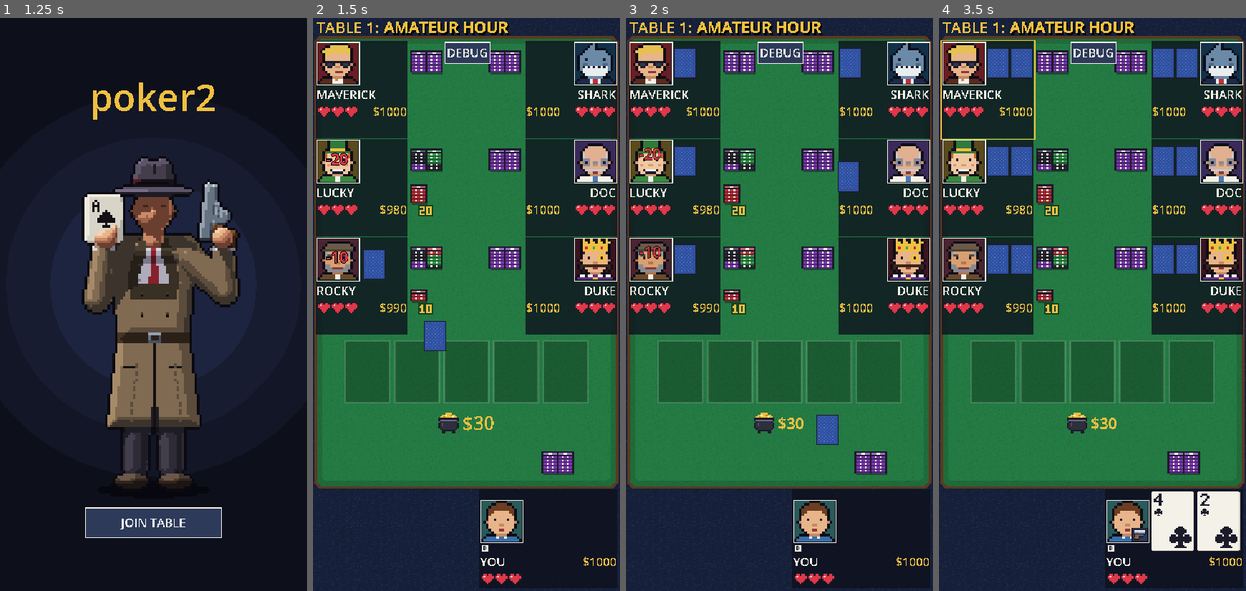
Above: before the commit, frames 1-4 (left to right).
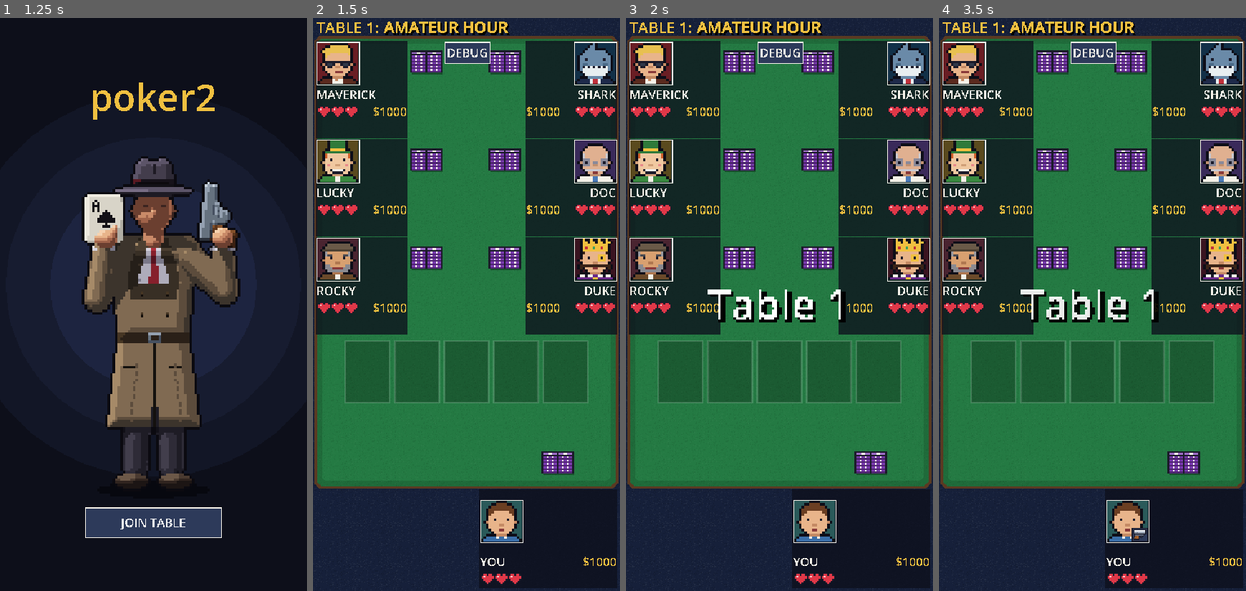
Above: after the commit, the same moments.

Repository: ryanlacroix/poker2
Game: Godot game, scene res://scenes/main_menu.tscn
Same seed, same stepped clock (60 frames per second), same inputs: the game is played once before the commit and once after it.
Inputs (mouse positions are in pixels of both pictures, inside the frame that each line leads up to):
- Up to frame 1 (1.25 s): move the mouse to (221, 275) at 0.52 s; tap F at 0.6 s; click (221, 275) at 0.67 s
- Up to frame 2 (1.5 s): click "JOIN TABLE" at 1.25 s
- Up to frame 3 (2 s): no input
- Up to frame 4 (3.5 s): click "DEBUG" at 2 s; click "GIVE GUN" at 2.75 s

Frame 1 is identical in both runs. In frame 2, 2.2% of the frame differs, in the area x 4-59%, y 23-94%; in frame 3, 4.7%; in frame 4, 9.2%, in the area x 0-99%, y 3-94%.

Commit message:
bunch of graphical improvements

Diff:
--- a/scripts/ui/card_view.gd
+++ b/scripts/ui/card_view.gd
@@ -13,7 +13,8 @@
 const FADE_SECONDS := 0.2
 ## How long a dealt card takes to fly to its place (see [method deal_card]).
 const FLY_SECONDS := 0.25
-## Z index while flying: above the portraits, so a card never passes under one.
+## Z index while flying: above the portraits, so a card never passes under one. A card that
+## rests higher (see [member resting_z]) keeps its own.
 const FLY_Z := SeatView.DARKEN_Z + 2
 
 var show_empty_slot := false
@@ -21,6 +22,8 @@
 var pixel_scale := 1
 ## The card shown, if any. Set with [method set_card].
 var card: Card
+## Z index the card returns to after flying in.
+var resting_z := 0
 
 var _face_up := false
 var _highlight := Highlight.NONE
@@ -95,7 +98,7 @@
 	_pop_tween.tween_callback(func() -> void:
 		self_modulate.a = 1
 		position = start
-		z_index = FLY_Z)
+		z_index = maxi(FLY_Z, resting_z))
 	_pop_tween.tween_property(self, "position", _home, FLY_SECONDS) \
 		.set_trans(Tween.TRANS_CUBIC).set_ease(Tween.EASE_OUT)
 	_pop_tween.tween_callback(_land)
@@ -107,7 +110,7 @@
 		return
 	_flying = false
 	position = _home
-	z_index = 0
+	z_index = resting_z
 
 
 ## After [param delay] seconds (hidden till then), starts the card at [constant POP_SCALE] and
--- a/scripts/ui/seat_view.gd
+++ b/scripts/ui/seat_view.gd
@@ -17,10 +17,17 @@
 const WIDE_CARD_SCALE := 2
 const STATUS_COLOR := Color("9fe0a0")
 const HIT_SECONDS := 0.6
+## How long the gold your-turn outline takes to fade in or out.
+const ACTIVE_FADE_SECONDS := 0.1
 
 ## Z index of the shot's screen-darkening overlay. Portraits (and the gun) draw above it;
 ## everything else stays below.
 const DARKEN_Z := 1
+## Z index of the gold your-turn outline: above everything on the table (the banners and notices
+## are at TableScene.BANNER_Z, just below), except the human's hole cards.
+const OUTLINE_Z := DARKEN_Z + 3
+## Z index of the human's hole cards, the only thing over the outline.
+const HUMAN_CARDS_Z := OUTLINE_Z + 1
 
 # Set these before adding the seat to the tree.
 var player: PokerPlayer
@@ -36,8 +43,13 @@
 var _chips_label := Label.new()
 var _status_label := Label.new()
 var _portrait_layer := Control.new()
+## The gold your-turn outline, on top of every seat and everything in them.
+var _outline_layer := Control.new()
 var _is_dealer := false
 var _is_active := false
+## The your-turn outline's opacity, faded toward 1 or 0 as the turn comes and goes.
+var _active_alpha := 0.0
+var _active_tween: Tween
 var _reveal := false
 var _is_winner := false
 var _is_target := false
@@ -103,6 +115,9 @@
 		var view := CardView.new()
 		view.pixel_scale = card_scale
 		view.position = cards_origin + Vector2(i * (CardView.CARD_SIZE.x * card_scale + 2), 0)
+		if player.is_human():
+			view.resting_z = HUMAN_CARDS_Z
+			view.z_index = HUMAN_CARDS_Z
 		add_child(view)
 		_cards.append(view)
 	var labels_y := 52.0 if _is_compact() else _wide_labels_y()
@@ -122,6 +137,10 @@
 	_portrait_layer.z_index = DARKEN_Z + 1
 	_portrait_layer.draw.connect(func() -> void: _draw_portrait(_portrait_layer))
 	add_child(_portrait_layer)
+	_outline_layer.mouse_filter = MOUSE_FILTER_IGNORE
+	_outline_layer.z_index = OUTLINE_Z
+	_outline_layer.draw.connect(_draw_active_outline)
+	add_child(_outline_layer)
 	refresh()
 
 
@@ -168,8 +187,15 @@
 
 
 func set_active(value: bool) -> void:
+	if value == _is_active:
+		return
 	_is_active = value
-	queue_redraw()
+	if _active_tween:
+		_active_tween.kill()
+	_active_tween = create_tween()
+	_active_tween.tween_method(func(alpha: float) -> void:
+		_active_alpha = alpha
+		_outline_layer.queue_redraw(), _active_alpha, 1.0 if value else 0.0, ACTIVE_FADE_SECONDS)
 
 
 func set_reveal(value: bool) -> void:
@@ -245,8 +271,6 @@
 func _draw() -> void:
 	# Dark backing so labels stay readable over any part of the map.
 	draw_rect(Rect2(Vector2(-1, -1), seat_size() + Vector2(2, 2)), Color(0.05, 0.06, 0.11, 0.78))
-	if _is_active:
-		draw_rect(Rect2(Vector2(-2, -2), seat_size() + Vector2(4, 4)), PixelArt.GOLD, false, 1)
 	_portrait_layer.queue_redraw()
 	_draw_hearts()
 	if _is_dealer:
@@ -261,6 +285,15 @@
 
 
 ## Pixel hearts (2x) on the line under the name: full for lives left, empty for lost.
+## Two pixels thick, just outside the seat's backing.
+func _draw_active_outline() -> void:
+	if _active_alpha <= 0:
+		return
+	var outline := Color(PixelArt.GOLD, _active_alpha)
+	_outline_layer.draw_rect(Rect2(Vector2(-2, -2), seat_size() + Vector2(4, 4)), outline, false, 1)
+	_outline_layer.draw_rect(Rect2(Vector2(-3, -3), seat_size() + Vector2(6, 6)), outline, false, 1)
+
+
 func _draw_hearts() -> void:
 	const PX := 2
 	const SPACING := 2
--- a/scripts/ui/table_scene.gd
+++ b/scripts/ui/table_scene.gd
@@ -18,9 +18,19 @@
 ## Gap between board cards dealt together (the flop) going down.
 const BOARD_DEAL_STAGGER := 0.07
 ## Gap between hole cards going down as they're dealt round the table.
-const HOLE_DEAL_STAGGER := 0.13
+const HOLE_DEAL_STAGGER := 0.15
 ## How long the action bar takes to fade in or out.
 const ACTION_BAR_FADE_SECONDS := 0.1
+# The table's intro before the first deal: a pause, the "Table N" title fading in, held, fading
+# out, then a pause.
+const INTRO_DELAY := 0.5
+const INTRO_FADE_IN_SECONDS := 0.15
+const INTRO_TITLE_SECONDS := 1.5
+const INTRO_FADE_SECONDS := 0.4
+const INTRO_AFTER_DELAY := 0.5
+## The title is drawn this small, then scaled up by [constant INTRO_PIXEL_SCALE] into chunky pixels.
+const INTRO_FONT_SIZE := 16
+const INTRO_PIXEL_SCALE := 3
 ## Z index of the winning-hand banner and item notices: above the portraits, the gun and the
 ## chip-change labels (all at SeatView.DARKEN_Z + 1), below the DEBUG popup.
 const BANNER_Z := SeatView.DARKEN_Z + 2
@@ -113,7 +123,7 @@
 
 	_build_ui()
 	_connect_table()
-	_table.start_game()
+	_play_intro()
 
 
 func _draw() -> void:
@@ -229,6 +239,7 @@
 		stack.position = slot.pile_center + (STACK_PILE_OFFSET_VERTICAL if slot.vertical_piles else STACK_PILE_OFFSET)
 		stack.show_label = false
 		add_child(stack)
+		stack.amount = player.chips # on the table from the start, before the intro
 		_stack_piles.append(stack)
 		var bet := ChipPileView.new()
 		bet.position = slot.pile_center + (BET_PILE_OFFSET_VERTICAL if slot.vertical_piles else BET_PILE_OFFSET)
@@ -328,6 +339,35 @@
 	_debug_menu.give_item.connect(_debug_give_item)
 	_debug_menu.lose_heart.connect(_debug_lose_heart)
 	_debug_menu.win_table.connect(func() -> void: _show_game_over(_table.players[0]))
+
+
+## Before the first deal: a pause, then a big "Table N" title that fades in and away, then a short pause
+## and the game starts. Run by a tween on this scene, so it stops if the scene is left.
+func _play_intro() -> void:
+	var title := Label.new()
+	title.text = "Table %d" % _level.number
+	title.horizontal_alignment = HORIZONTAL_ALIGNMENT_CENTER
+	title.vertical_alignment = VERTICAL_ALIGNMENT_CENTER
+	title.add_theme_font_size_override("font_size", INTRO_FONT_SIZE)
+	title.add_theme_color_override("font_color", Color.WHITE)
+	title.add_theme_color_override("font_shadow_color", Color.BLACK)
+	title.add_theme_constant_override("shadow_offset_x", 1)
+	title.add_theme_constant_override("shadow_offset_y", 1)
+	title.mouse_filter = MOUSE_FILTER_IGNORE
+	title.z_index = BANNER_Z
+	title.modulate.a = 0
+	# Covers the screen once scaled up, so the title sits in its centre.
+	UiTheme.add_at(self, title, Vector2.ZERO, get_viewport_rect().size / INTRO_PIXEL_SCALE)
+	title.scale = Vector2.ONE * INTRO_PIXEL_SCALE
+
+	var tween := create_tween()
+	tween.tween_interval(INTRO_DELAY)
+	tween.tween_property(title, "modulate:a", 1.0, INTRO_FADE_IN_SECONDS)
+	tween.tween_interval(INTRO_TITLE_SECONDS)
+	tween.tween_property(title, "modulate:a", 0.0, INTRO_FADE_SECONDS)
+	tween.tween_callback(title.queue_free)
+	tween.tween_interval(INTRO_AFTER_DELAY)
+	tween.tween_callback(_table.start_game)
 
 
 func _add_header_text(row: HBoxContainer, text: String, color: Color) -> Label:
